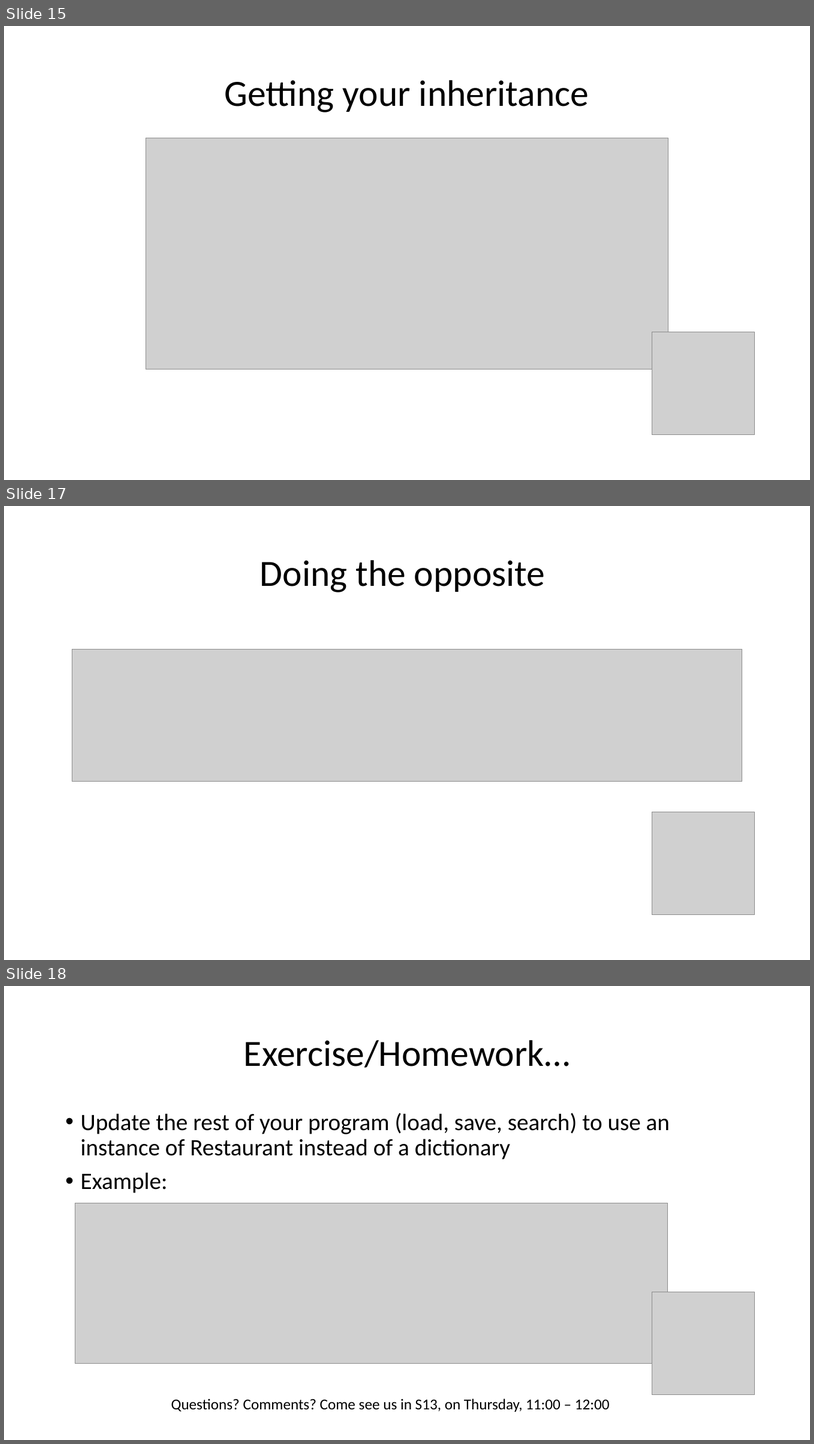
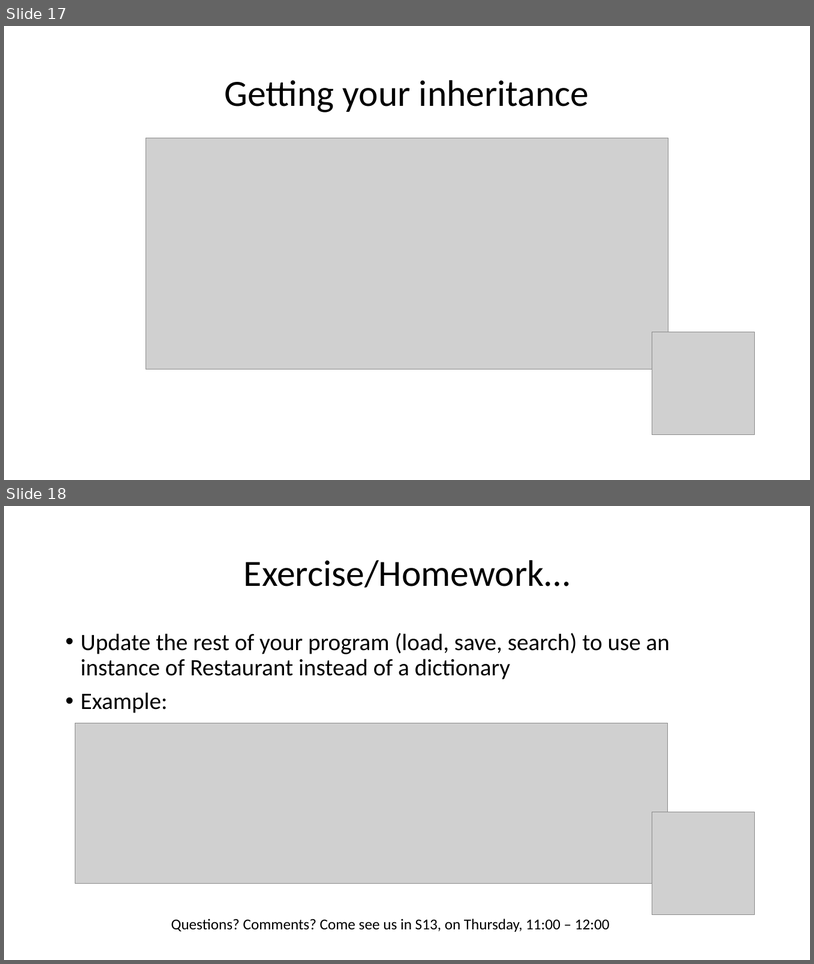
Before and after one commit to wilkotom/python_examples, a slide deck: Python as an additional language/Lesson 5/Session 5.pptx. Shown one above the other, each under a label of ours: slides 15, 17 and 18 before the commit, slides 17 and 18 after it; the slides between them are not shown. The pictures are 814x1444 and 814x964 pixels, drawn with LibreOffice and Linux fonts; fonts in the diff are those of the drawing; grey boxes stand for pictures. Boxes give left, top, right and bottom in pixels: in the first picture for what was removed or moved away, otherwise in the second. Text is boxed around its words. In the diff, an @@ line names an element or a change of style, - is before the commit and + after.

```diff
--- a/Python as an additional language/Lesson 5/Session 5.pptx
+++ b/Python as an additional language/Lesson 5/Session 5.pptx
@@ slide 17 removed at bbox=[4, 506, 810, 960], background #FFFFFF @@
@@ title removed at bbox=[260, 560, 545, 592] @@
-Doing the opposite
@@ picture removed at bbox=[72, 649, 743, 781] @@
@@ picture removed at bbox=[653, 812, 755, 915] @@
@@ what was slide 15 is now slide 17 @@
```
Also in this commit, not shown: 1 slide changed, 2 slides added, 1 other slide removed.
